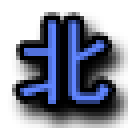
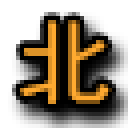
Revision of a layered 128px x 128px image; what changed, layer by layer:
painted on "北" over [20, 20, 112, 104]
